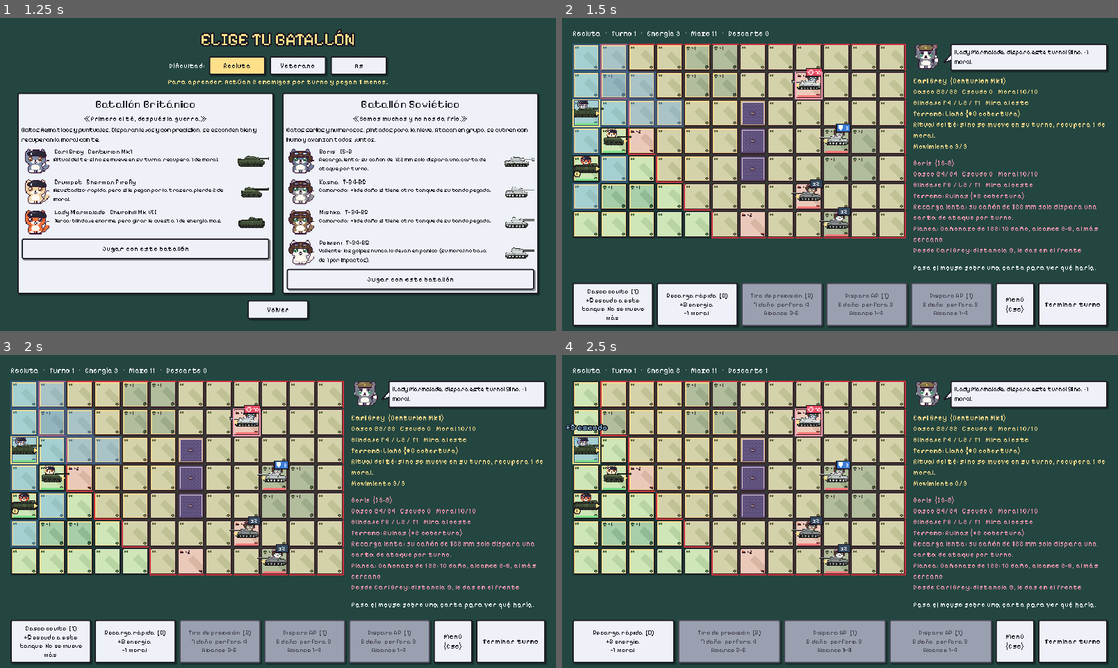
Above: before the commit, frames 1-4 (two rows, left to right).
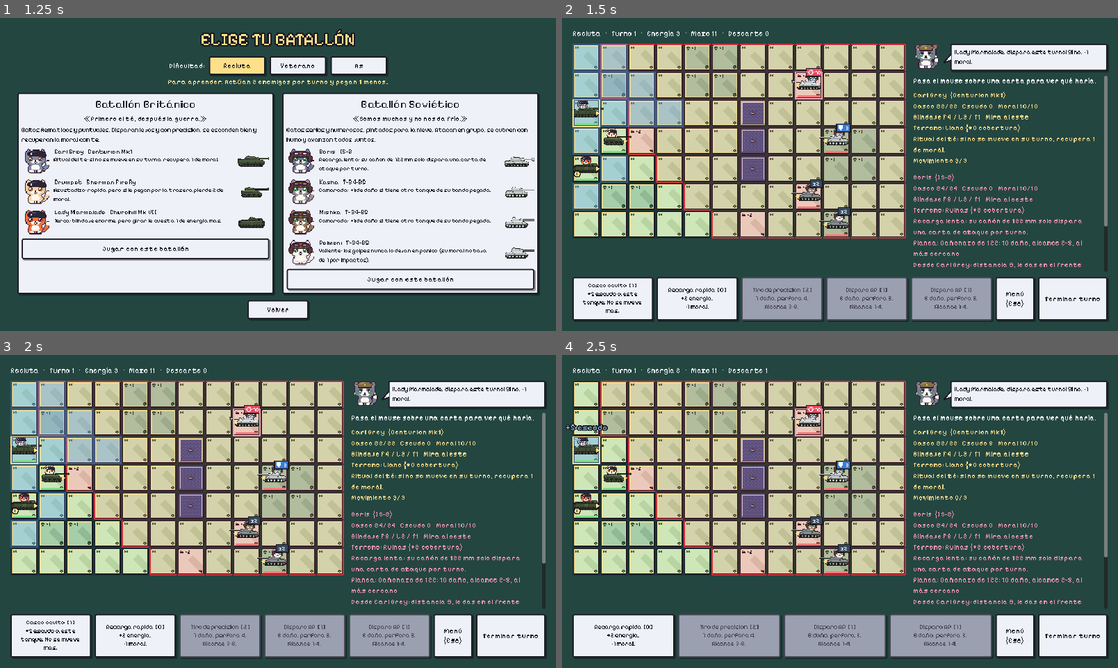
Above: after the commit, the same moments.

Repository: metaliaw/meowtillery
Game: Godot game, scene res://scenes/menu.tscn
Two runs of this game, one before a commit and one after it. Both use one fixed random seed, a clock stepped at 60 frames per second and the inputs below.
Inputs:
- Up to frame 1 (1.25 s): click "Iniciar juego" at 0.5 s
- Up to frame 2 (1.5 s): click "Jugar con este batallón" at 1.25 s
- Up to frame 3 (2 s): no input
- Up to frame 4 (2.5 s): click "Casco oculto [1] +5 escudo a …" at 2 s

Frame 1 is identical in both runs. In frame 2, 9.1% of the frame differs, in the area x 1-99%, y 18-99%; in frame 3, 9.1%; in frame 4, 8.9%.

Commit message:
Kill cam al derribar, restos en llamas y gato que escapa; panel con scroll propio
- Al derribar un tanque se muestra un primer plano: el proyectil entra por el
  lado del impacto, explota, el tanque se chamusca y el gato salta a salvo.
- En el tablero quedan los restos con fuego y humo; el gato corre hacia su lado.
- El panel derecho tiene scroll propio y la vista previa va arriba: el texto
  largo ya no empuja la mano ni los botones. Las cartas tienen alto fijo.
- Web (docs/) y Windows reexportados.

Co-Authored-By: Claude Opus 5.5 <noreply@anthropic.com>

Diff:
--- a/scripts/combate.gd
+++ b/scripts/combate.gd
@@ -17,7 +17,7 @@
 ##   mover    {camino: [Vector2i], orientacion}
 ##   girar    {orientacion}
 ##   disparo  {objetivo: clave, orientacion}
-##   golpe    {al_casco, absorbido, casco, escudo, derriba}
+##   golpe    {al_casco, absorbido, casco, escudo, derriba, lado, voz}
 ##   texto    {texto, color: "escudo"|"moral"|"malo", escudo, moral}
 signal accion(datos: Dictionary)
 
@@ -312,12 +312,12 @@
 	if i["absorbido"] > 0:
 		texto += " (%d absorbido)" % i["absorbido"]
 	if not vivo(u):
-		texto += ". Fuera de combate!"
+		texto += ". ¡Fuera de combate! El gato escapa a salvo."
 		evento.emit("explosion")
 	_anotar(texto)
 	accion.emit({"tipo": "golpe", "clave": u.get("clave", ""), "al_casco": i["al_casco"],
 		"absorbido": i["absorbido"], "casco": u["casco"], "escudo": u["escudo"], "moral": u["moral"],
-		"derriba": not vivo(u), "voz": "susto" if entra_en_panico else ""})
+		"derriba": not vivo(u), "voz": "susto" if entra_en_panico else "", "lado": lado})
 	return i["al_casco"]
 
 
--- a/scripts/escena_combate.gd
+++ b/scripts/escena_combate.gd
@@ -95,15 +95,29 @@
 	_tablero.animacion_terminada.connect(_refrescar)
 	medio.add_child(_tablero)
 
+	# Columna derecha: Michi fija arriba y, debajo, fichas, vista previa y registro dentro
+	# de una caja con scroll propio. Así el texto largo nunca empuja la mano ni los botones.
+	var lado := VBoxContainer.new()
+	lado.custom_minimum_size = Vector2(ANCHO_PANEL, 0)
+	lado.size_flags_horizontal = Control.SIZE_EXPAND_FILL
+	lado.add_theme_constant_override("separation", 10)
+	medio.add_child(lado)
+	var scroll := ScrollContainer.new()
+	scroll.size_flags_vertical = Control.SIZE_EXPAND_FILL
+	scroll.horizontal_scroll_mode = ScrollContainer.SCROLL_MODE_DISABLED
+	var margen_scroll := MarginContainer.new()  # que la barra de scroll no tape el final de las líneas
+	margen_scroll.size_flags_horizontal = Control.SIZE_EXPAND_FILL
+	margen_scroll.add_theme_constant_override("margin_right", 14)
+	scroll.add_child(margen_scroll)
 	var lateral := VBoxContainer.new()
-	lateral.custom_minimum_size = Vector2(ANCHO_PANEL, 0)
 	lateral.size_flags_horizontal = Control.SIZE_EXPAND_FILL
 	lateral.add_theme_constant_override("separation", 10)
-	medio.add_child(lateral)
+	margen_scroll.add_child(lateral)
 	# La teniente Michi, oficial al mando, con la orden del turno.
 	var fila_michi := HBoxContainer.new()
 	fila_michi.add_theme_constant_override("separation", 22)  # espacio para la colita del globo
-	lateral.add_child(fila_michi)
+	lado.add_child(fila_michi)
+	lado.add_child(scroll)
 	_fila_michi = fila_michi
 	_michi = Gato.new(2, load(Partida.OFICIAL["gato"]))
 	_michi.tooltip_text = Partida.OFICIAL["mania_texto"]
@@ -115,13 +129,12 @@
 	fila_michi.add_child(_orden)
 	_orden.size_flags_horizontal = Control.SIZE_EXPAND_FILL
 	_orden.size_flags_vertical = Control.SIZE_SHRINK_CENTER
+	# La vista previa va primero: es lo que se mira al pasar el mouse por una carta y
+	# así nunca queda escondida bajo el scroll.
+	_vista_previa = _etiqueta(lateral, Color.WHITE)
 	_ficha_actor = _etiqueta(lateral, Color("ffe08a"))
 	_ficha_objetivo = _etiqueta(lateral, Color("ff9eb5"))
-	_vista_previa = _etiqueta(lateral, Color.WHITE)
 	_registro = _etiqueta(lateral, Color(1, 1, 1, 0.7))
-	_registro.size_flags_vertical = Control.SIZE_EXPAND_FILL
-	# Recorta en vez de crecer: si no, un registro largo empuja la mano fuera de la pantalla.
-	_registro.clip_text = true
 
 	var abajo := HBoxContainer.new()
 	abajo.add_theme_constant_override("separation", 8)
@@ -384,11 +397,13 @@
 	var b := Button.new()
 	# El coste puede depender del tanque elegido (manías).
 	b.text = "%s  [%d]\n%s" % [c["nombre"], combate.coste_de(c, combate.aliados[actor_sel]), c["texto"]]
-	# Ancho repartido y texto en varias líneas: si no, la mano empuja el panel fuera de la pantalla.
+	# Ancho repartido, texto en varias líneas y alto fijo: el texto no puede agrandar la carta
+	# (clip_text), así la fila de abajo nunca se corre.
 	b.custom_minimum_size = Vector2(120, 100)
 	b.size_flags_horizontal = Control.SIZE_EXPAND_FILL
 	b.autowrap_mode = TextServer.AUTOWRAP_WORD_SMART
-	b.add_theme_font_size_override("font_size", 15)
+	b.clip_text = true
+	b.add_theme_font_size_override("font_size", 14)
 	var motivo := combate.motivo_no_jugable(i_mano, actor_sel, objetivo_sel)
 	b.disabled = motivo != ""
 	b.set_meta("sonido", "carta")
--- a/scripts/tablero.gd
+++ b/scripts/tablero.gd
@@ -39,6 +39,12 @@
 const DUR_EXPLOSION := 0.6
 const DUR_FLOTANTE := 1.1
 const DUR_TEMBLOR := 0.35
+## Kill cam: primer plano del tanque derribado (al estilo de los juegos de tanques).
+const DUR_KILLCAM := 2.0
+const IMPACTO_KC := 0.45   # cuándo llega el proyectil dentro de la kill cam
+const SALTO_GATO_KC := 1.0 # cuándo salta el gato por la escotilla
+const DUR_ESCAPE := 1.4    # el gato corre hacia su lado del mapa
+const RESTOS := Color(0.32, 0.28, 0.26)
 
 var combate  # scripts/combate.gd
 var movimiento: Dictionary = {}  # celdas a las que puede ir el tanque elegido
@@ -61,12 +67,16 @@
 var _trazos: Array = []      # {de, a, t}
 var _explosiones: Array = [] # {pos, t}
 var _temblor: Dictionary = {}  # clave -> segundos restantes
+var _killcam: Dictionary = {}  # {clave, lado, dano, t} mientras se muestra
+var _escapes: Array = []       # gatos corriendo a salvo: {hoja, de, hacia_x, t}
 
 
 func preparar(c) -> void:
 	combate = c
 	custom_minimum_size = Vector2(c.mapa.ancho, c.mapa.alto) * TAM
 	_cola.clear()
+	_killcam = {}
+	_escapes.clear()
 	animando = false
 	sincronizar()
 	queue_redraw()
@@ -88,7 +98,8 @@
 # ------------------------------------------------------------------ animación ---
 
 func _process(delta: float) -> void:
-	var hay_efectos := not (_flotantes.is_empty() and _trazos.is_empty() and _explosiones.is_empty() and _temblor.is_empty())
+	var hay_efectos := not (_flotantes.is_empty() and _trazos.is_empty() and _explosiones.is_empty() \
+		and _temblor.is_empty() and _escapes.is_empty()) or _hay_restos()
 	_envejecer(delta)
 	if not _cola.is_empty():
 		_avanzar(delta)
@@ -101,9 +112,10 @@
 
 
 func _envejecer(delta: float) -> void:
-	for lista in [_flotantes, _trazos, _explosiones]:
+	for lista in [_flotantes, _trazos, _explosiones, _escapes]:
 		for e in lista:
 			e["t"] += delta
+	_escapes = _escapes.filter(func(e): return e["t"] < DUR_ESCAPE)
 	_flotantes = _flotantes.filter(func(e): return e["t"] < DUR_FLOTANTE)
 	_trazos = _trazos.filter(func(e): return e["t"] < DUR_TRAZO)
 	_explosiones = _explosiones.filter(func(e): return e["t"] < DUR_EXPLOSION)
@@ -145,12 +157,44 @@
 			dur = DUR_DISPARO
 		"golpe":
 			dur = DUR_GOLPE
-			if a["derriba"] and _t > DUR_GOLPE * 0.5:
-				v["vivo"] = false
+			if a["derriba"]:
+				dur = DUR_KILLCAM
+				_killcam["t"] = _t
 	if _t >= dur:
+		if a["tipo"] == "golpe" and a["derriba"]:
+			_terminar_killcam(a, v)
 		_cola.pop_front()
 		_t = 0.0
 		_iniciada = false
+
+
+## Al cerrar la kill cam: el tanque queda en llamas y el gato sale corriendo hacia su lado.
+func _terminar_killcam(a: Dictionary, v: Dictionary) -> void:
+	_killcam = {}
+	v["vivo"] = false
+	_explosiones.append({"pos": _centro(v), "t": 0.0})
+	var u := _unidad(a["clave"])
+	if u.has("gato"):
+		var hacia_x: float = -40.0 if u["bando"] == "aliado" else size.x + 40.0
+		_escapes.append({"hoja": _textura(u["gato"]), "de": _centro(v) + Vector2(0, -18), "hacia_x": hacia_x, "t": 0.0})
+	_flotar(v, "¡A salvo!", COLORES_TEXTO["moral"])
+
+
+func _unidad(clave: String) -> Dictionary:
+	if clave.length() < 2 or combate == null:
+		return {}
+	var lista: Array = combate.aliados if clave[0] == "a" else combate.enemigos
+	var i := int(clave.substr(1))
+	return lista[i] if i < lista.size() else {}
+
+
+func _hay_restos() -> bool:
+	if combate == null:
+		return false
+	for u in combate.aliados + combate.enemigos:
+		if not _estado(u)["vivo"]:
+			return true
+	return false
 
 
 func _iniciar(a: Dictionary, v: Dictionary) -> void:
@@ -168,6 +212,11 @@
 		"golpe":
 			v["casco"] = a["casco"]
 			v["escudo"] = a["escudo"]
+			if a["derriba"]:
+				# El derribo se cuenta en primer plano (kill cam) en vez de en el tablero.
+				_killcam = {"clave": a["clave"], "lado": a.get("lado", "flanco"), "dano": a["al_casco"], "t": 0.0}
+				_sonar("explosion")
+				return
 			_temblor[a["clave"]] = DUR_TEMBLOR
 			var texto := "-%d" % a["al_casco"]
 			var color: Color = COLORES_TEXTO["dano"]
@@ -175,10 +224,7 @@
 				texto = "escudo -%d" % a["absorbido"]
 				color = COLORES_TEXTO["escudo"]
 			_flotar(v, texto, color)
-			if a["derriba"]:
-				_sonar("explosion")
-				_explosiones.append({"pos": _centro(v), "t": 0.0})
-			elif a.get("voz", "") != "":
+			if a.get("voz", "") != "":
 				_sonar(a["voz"])  # el gato se asusta (entra en pánico)
 		"texto":
 			if a.has("escudo"):
@@ -257,6 +303,11 @@
 			if not con_textura:
 				draw_rect(r, Color(0, 0, 0, 0.18), false, 1.0)
 
+	# Primero los restos en llamas (quedan debajo), después los tanques en pie.
+	for u in combate.aliados + combate.enemigos:
+		var e := _estado(u)
+		if not e["vivo"]:
+			_dibujar_restos(u, e)
 	for u in combate.aliados + combate.enemigos:
 		var e := _estado(u)
 		if e["vivo"]:
@@ -269,6 +320,116 @@
 	for celda in prevision:
 		_etiqueta_dano(celda, prevision[celda])
 	_dibujar_efectos(fuente)
+	_dibujar_escapes()
+	if not _killcam.is_empty():
+		_dibujar_killcam(fuente)
+
+
+## Tanque derribado: chamuscado, con fueguitos que titilan y humo que sube.
+func _dibujar_restos(u: Dictionary, e: Dictionary) -> void:
+	var esquina: Vector2 = e["celda"] * TAM
+	var centro := esquina + Vector2(TAM, TAM) / 2
+	var tex := _textura(u["sprite"])
+	var tam_sprite := tex.get_size() * maxi(1, TAM / int(tex.get_size().x))
+	var escala := Vector2(-1, 1) if e["orientacion"] == Vector2i.LEFT else Vector2(1, 1)
+	draw_set_transform(centro, 0.0, escala)
+	draw_texture_rect(tex, Rect2(-tam_sprite / 2 - Vector2(0, 4), tam_sprite), false, RESTOS)
+	draw_set_transform(Vector2.ZERO)
+	var t := Time.get_ticks_msec() / 1000.0
+	for k in 3:
+		var base := centro + Vector2(-14 + k * 14, -4)
+		var llama := 0.65 + 0.35 * sin(t * 9.0 + k * 2.1)
+		draw_circle(base + Vector2(0, -3 * llama), 6.0 * llama, Color(1.0, 0.45, 0.1, 0.9))
+		draw_circle(base + Vector2(0, -5 * llama), 3.5 * llama, Color(1.0, 0.85, 0.3))
+	for k in 3:
+		var fase := fmod(t * 0.45 + k / 3.0, 1.0)
+		var humo := centro + Vector2(sin(t + k) * 4 + (k - 1) * 8, -12 - fase * 32)
+		draw_circle(humo, 4.0 + fase * 6.0, Color(0.22, 0.22, 0.24, 0.5 * (1.0 - fase)))
+
+
+## El gato que escapó corre dando saltitos hacia el borde de su bando.
+func _dibujar_escapes() -> void:
+	for es in _escapes:
+		var p: float = es["t"] / DUR_ESCAPE
+		var de: Vector2 = es["de"]
+		var pos := Vector2(lerpf(de.x, es["hacia_x"], p), de.y - absf(sin(p * PI * 5.0)) * 10.0)
+		# Cuadro "happy" de su hoja (fila 2), a tamaño natural.
+		draw_texture_rect_region(es["hoja"], Rect2(pos - Vector2(16, 16), Vector2(32, 32)), Rect2(0, 64, 32, 32))
+
+
+## Kill cam: primer plano del tanque derribado. El proyectil entra por el lado del
+## impacto, el tanque explota y se chamusca, y el gato salta por la escotilla a salvo.
+func _dibujar_killcam(fuente: Font) -> void:
+	var u := _unidad(_killcam["clave"])
+	if u.is_empty():
+		return
+	var t: float = _killcam["t"]
+	var v: Dictionary = _vista.get(_killcam["clave"], {})
+	draw_rect(Rect2(Vector2.ZERO, size), Color(0, 0, 0, 0.6))
+	var panel := Rect2(size / 2 - Vector2(240, 140), Vector2(480, 280))
+	draw_rect(Rect2(panel.position + Vector2(5, 5), panel.size), Color(0, 0, 0, 0.5))
+	draw_rect(panel, Color("eef1f8"))
+	draw_rect(panel, COLOR_TINTA, false, 3.0)
+	var cabecera := Rect2(panel.position, Vector2(panel.size.x, 30))
+	draw_rect(cabecera, Color("e84a5f"))
+	draw_rect(cabecera, COLOR_TINTA, false, 3.0)
+	draw_string(fuente, cabecera.position + Vector2(12, 22), "KILL CAM", HORIZONTAL_ALIGNMENT_LEFT, -1, 18, Color.WHITE)
+	draw_string(fuente, cabecera.position + Vector2(120, 22), "%s · %s" % [u["nombre"], u.get("inspirado_en", "")],
+		HORIZONTAL_ALIGNMENT_LEFT, panel.size.x - 130, 15, Color.WHITE)
+
+	# Tanque a ×4. Tiembla y se chamusca después del impacto.
+	var tex := _textura(u["sprite"])
+	var escala_kc := 4.0
+	var tam := tex.get_size() * escala_kc
+	var mira_izq: bool = v.get("orientacion", u["orientacion"]) == Vector2i.LEFT
+	var s := -1.0 if mira_izq else 1.0  # hacia dónde apunta el cañón en pantalla
+	var centro := panel.get_center() + Vector2(0, 20)
+	var tras_impacto := clampf((t - IMPACTO_KC) / 0.5, 0.0, 1.0)
+	if t > IMPACTO_KC:
+		centro.x += sin(t * 70.0) * 5.0 * (1.0 - tras_impacto)
+	var tinte := Color.WHITE.lerp(RESTOS, tras_impacto)
+	draw_set_transform(centro, 0.0, Vector2(s, 1))
+	var origen := -tam / 2
+	draw_texture_rect(tex, Rect2(origen, tam), false, tinte)
+	# El gato: asustado en la escotilla y, después, salta fuera feliz.
+	if u.has("gato"):
+		var hoja := _textura(u["gato"])
+		var escotilla := Vector2(u["escotilla"][0], u["escotilla"][1]) * escala_kc
+		var salto := clampf((t - SALTO_GATO_KC) / 0.5, 0.0, 1.0)
+		var fila := 2 if salto > 0.0 else (FILA_SUSTO if t > IMPACTO_KC else 0)
+		var alto_gato := 32.0 * 2.5
+		var pos := origen + escotilla + Vector2(-alto_gato / 2, -alto_gato * 0.75 - salto * 50.0)
+		draw_texture_rect_region(hoja, Rect2(pos, Vector2(alto_gato, alto_gato)), Rect2(0, fila * 32, 32, 32))
+	draw_set_transform(Vector2.ZERO)
+
+	# Proyectil antes del impacto; explosión después.
+	var punto := centro + Vector2(0, 6)
+	var lado: String = _killcam["lado"]
+	if lado == "frente":
+		punto = centro + Vector2(s * tam.x * 0.3, 0)
+	elif lado == "trasera":
+		punto = centro + Vector2(-s * tam.x * 0.4, 0)
+	if t < IMPACTO_KC:
+		var p := t / IMPACTO_KC
+		if lado == "flanco":
+			# Del flanco: viene hacia la cámara; se dibuja como una mira que se cierra.
+			draw_arc(punto, lerpf(60.0, 8.0, p), 0, TAU, 24, Color("e84a5f"), 3.0)
+		else:
+			var desde := punto + Vector2((s if lado == "frente" else -s) * 220.0, -6)
+			var bala := desde.lerp(punto, p)
+			draw_line(bala - (punto - desde).normalized() * 30.0, bala, Color(1, 0.9, 0.5, 0.6), 4.0)
+			draw_circle(bala, 5.0, Color(1, 0.95, 0.7))
+	else:
+		var pe := clampf((t - IMPACTO_KC) / 0.6, 0.0, 1.0)
+		draw_circle(punto, 10.0 + 50.0 * pe, Color(1.0, 0.55, 0.15, 0.85 * (1.0 - pe)))
+		draw_circle(punto, 6.0 + 26.0 * pe, Color(1.0, 0.92, 0.55, 1.0 - pe))
+
+	var nombres_lado := {"frente": "el frente", "flanco": "el flanco", "trasera": "la trasera"}
+	var texto := "¡Derribado! Impacto por %s · -%d" % [nombres_lado.get(lado, lado), _killcam["dano"]]
+	if t > SALTO_GATO_KC:
+		texto = "¡%s salta del tanque y escapa a salvo!" % u["nombre"]
+	var pie := panel.position + Vector2(0, panel.size.y - 14)
+	draw_string(fuente, pie, texto, HORIZONTAL_ALIGNMENT_CENTER, panel.size.x, 17, COLOR_TINTA)
 
 
 ## Dibuja los lados de la celda que dan hacia afuera de la zona de amenaza.
--- a/scripts/tutorial.gd
+++ b/scripts/tutorial.gd
@@ -56,7 +56,7 @@
 		"anim": "angry",
 	},
 	{
-		"texto": "Cuando no te quede nada por hacer, pulsa Terminar turno. ¡Derrota a todos los enemigos para ganar! ¿Lista la tripulación?",
+		"texto": "Cuando no te quede nada por hacer, pulsa Terminar turno. ¡Derrota a todos los enemigos para ganar! Y tranquilo: si un tanque cae, su gato siempre salta y escapa a salvo. ¿Lista la tripulación?",
 		"anim": "happy",
 	},
 ]
Not shown, changed: docs/index.pck
